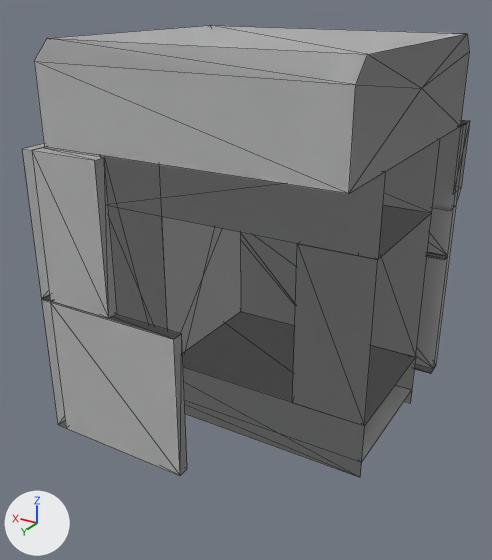
A saved change to the glTF model tools/voxel-bench/kits/voxel-kit-stone.glb.
Camera for both pictures: a 50 mm camera at (-0.547, 0.976, 0.474) aimed at (0.022, 0.026, -0.001). The axes (+X, +Y, +Z) are drawn at lower left. The lights are the same throughout. The picture after the commit comes second. Mesh edges are drawn as thin lines.

Names of what the first picture shows: 'opening-head_body_v0_high', 'opening-jamb_body_v0_high', 'opening-sill_body_v0_high', 'opening-single_body_v0_high', 'opening-single_body_v0_low', 'wall-end_body_v0_high', 'wall-end_body_v0_low', 'wall-plain_body_v0_high', 'wall-plain_body_v1_high', 'wall-top_end_v0_low', 'wall-top_single_v0_high', 'wall-top_start_v0_low' and 8 more.
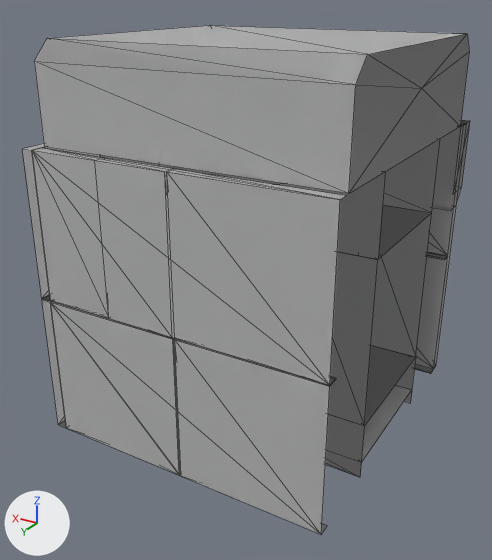
Scene script edits in JSON lines:
```json
{"op": "add", "block": "me_wall_thin_body_v1_high", "code": ["me_wall_thin_body_v1_high = bpy.data.meshes.new('wall-thin_body_v1_high')", "me_wall_thin_body_v1_high.from_pydata(...)  # 48 vertices, 44 faces; spans x -0.25..0.25, y -0.27..0.27, z -0.249..0.249"]}
{"op": "add", "block": "me_wall_thin_body_v0_high", "code": ["me_wall_thin_body_v0_high = bpy.data.meshes.new('wall-thin_body_v0_high')", "me_wall_thin_body_v0_high.from_pydata(...)  # 48 vertices, 44 faces; spans x -0.25..0.25, y -0.27..0.27, z -0.249..0.249"]}
{"op": "add", "block": "ob_wall_thin_body_v1_low", "code": ["ob_wall_thin_body_v1_low = bpy.data.objects.new('wall-thin_body_v1_low', me_wall_thin_body_v1_high)", "ob_wall_thin_body_v1_low.location = (0.0, 0.0, 0.0)"]}
{"op": "add", "block": "ob_wall_thin_body_v1_high", "code": ["ob_wall_thin_body_v1_high = bpy.data.objects.new('wall-thin_body_v1_high', me_wall_thin_body_v1_high)", "ob_wall_thin_body_v1_high.location = (0.0, 0.0, 0.0)"]}
{"op": "add", "block": "ob_wall_thin_body_v0_low", "code": ["ob_wall_thin_body_v0_low = bpy.data.objects.new('wall-thin_body_v0_low', me_wall_thin_body_v0_high)", "ob_wall_thin_body_v0_low.location = (0.0, 0.0, 0.0)"]}
{"op": "add", "block": "ob_wall_thin_body_v0_high", "code": ["ob_wall_thin_body_v0_high = bpy.data.objects.new('wall-thin_body_v0_high', me_wall_thin_body_v0_high)", "ob_wall_thin_body_v0_high.location = (0.0, 0.0, 0.0)"]}
```

Changed parts and their boxes [x1, y1, x2, y2] in the pictures (492 x 560 px):
```json
{"object": "wall-thin_body_v0_low", "change": "added", "after": [32, 151, 455, 534]}
{"object": "wall-thin_body_v0_high", "change": "added", "after": [32, 148, 346, 534]}
{"object": "wall-thin_body_v1_high", "change": "added", "after": [32, 151, 456, 533]}
{"object": "wall-thin_body_v1_low", "change": "added", "after": [32, 126, 461, 532]}
{"object": "wall-end_body_v0_high", "change": "unchanged, covered by the edit", "before": [22, 144, 187, 475], "after": [22, 144, 175, 428]}
{"object": "opening-sill_body_v0_high", "change": "unchanged, covered by the edit", "before": [183, 312, 415, 475], "after": [326, 346, 415, 475]}
{"object": "opening-jamb_body_v0_high", "change": "unchanged, covered by the edit", "before": [100, 155, 241, 353], "after": [100, 155, 160, 166]}
{"object": "opening-jamb_body_v0_low", "change": "unchanged, covered by the edit", "before": [102, 156, 241, 351], "after": [102, 156, 159, 166]}
```
